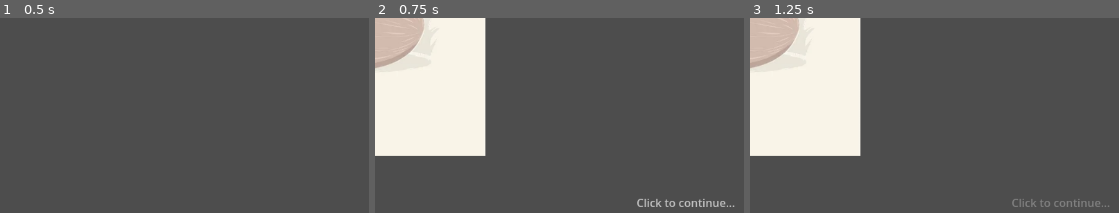
Above: before the commit, frames 1-3 (left to right).
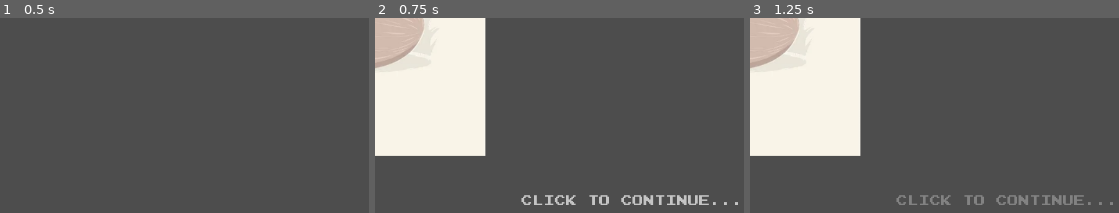
Above: after the commit, the same moments.

Repository: olferuk/gmtk-gamejam-2025
Game: Godot game, scene res://scenes/menus/main_menu.tscn
Two runs of this game, one before a commit and one after it. Both use one fixed random seed, a clock stepped at 60 frames per second and the inputs below. Before the commit the project starts from res://scenes/main_menu.tscn.
Inputs:
- Up to frame 1 (0.5 s): no input
- Up to frame 2 (0.75 s): click "New Game" at 0.5 s
- Up to frame 3 (1.25 s): no input
The pictures show only the part of the screen within x 50-100%, y 50-100%; the shares and areas given below are measured in that part.

Frame 1 is identical in both runs. In frame 2, 1.5% of the frame differs, in the area x 39-99%, y 90-97%; in frame 3, 1.3%.

Commit message:
Added font

Diff:
--- a/project.godot
+++ b/project.godot
@@ -11,7 +11,7 @@
 [application]
 
 config/name="AntMill"
-run/main_scene="res://scenes/main_menu.tscn"
+run/main_scene="res://scenes/menus/main_menu.tscn"
 config/features=PackedStringArray("4.2", "GL Compatibility")
 config/icon="res://icon.svg"
 
--- /dev/null
+++ b/scenes/game_objects/enemy.tscn
@@ -0,0 +1,3 @@
+[gd_scene format=3 uid="uid://dv5vu0jlxf873"]
+
+[node name="Enemy" type="Node2D"]
--- /dev/null
+++ b/scenes/game_objects/player.tscn
@@ -0,0 +1,3 @@
+[gd_scene format=3 uid="uid://choluaobbfxji"]
+
+[node name="Player" type="Node2D"]
--- a/scenes/intro_splash.tscn
+++ /dev/null
@@ -1,22 +0,0 @@
-[gd_scene load_steps=3 format=3 uid="uid://dibyeircv0k7q"]
-
-[ext_resource type="Script" path="res://src/intro_splash.gd" id="1_fqkg6"]
-[ext_resource type="Texture2D" uid="uid://c8a7qtax5p0vm" path="res://vfx/intro_splash.webp" id="2_anv5o"]
-
-[node name="IntroSplash" type="Node2D"]
-script = ExtResource("1_fqkg6")
-
-[node name="ComicSplash" type="TextureRect" parent="."]
-offset_left = 369.0
-offset_top = 67.0
-offset_right = 746.0
-offset_bottom = 538.0
-texture = ExtResource("2_anv5o")
-expand_mode = 1
-
-[node name="ClickToContinueLabel" type="Label" parent="."]
-offset_left = 964.0
-offset_top = 594.0
-offset_right = 1106.0
-offset_bottom = 617.0
-text = "Click to continue..."
--- /dev/null
+++ b/scenes/menus/intro_splash.tscn
@@ -0,0 +1,27 @@
+[gd_scene load_steps=5 format=3 uid="uid://dibyeircv0k7q"]
+
+[ext_resource type="Script" path="res://src/intro_splash.gd" id="1_lkruu"]
+[ext_resource type="Texture2D" uid="uid://c8a7qtax5p0vm" path="res://vfx/intro_splash.webp" id="2_35gkj"]
+[ext_resource type="FontFile" uid="uid://bfoead15dvol3" path="res://vfx/fonts/shovel-knight-extended.ttf" id="3_6ihks"]
+
+[sub_resource type="LabelSettings" id="LabelSettings_dauyx"]
+font = ExtResource("3_6ihks")
+
+[node name="IntroSplash" type="Node2D"]
+script = ExtResource("1_lkruu")
+
+[node name="ComicSplash" type="TextureRect" parent="."]
+offset_left = 369.0
+offset_top = 67.0
+offset_right = 746.0
+offset_bottom = 538.0
+texture = ExtResource("2_35gkj")
+expand_mode = 1
+
+[node name="ClickToContinueLabel" type="Label" parent="."]
+offset_left = 798.0
+offset_top = 595.0
+offset_right = 1118.0
+offset_bottom = 618.0
+text = "Click to continue..."
+label_settings = SubResource("LabelSettings_dauyx")
--- a/src/main_menu.gd
+++ b/src/main_menu.gd
@@ -1,7 +1,7 @@
 extends Control
 
 func _on_new_game_button_pressed():
-	get_tree().change_scene_to_file("res://scenes/intro_splash.tscn")
+	get_tree().change_scene_to_file("res://scenes/menus/intro_splash.tscn")
 
 func _on_exit_button_pressed():
 	get_tree().quit()
Not shown: 2 places in scenes/menus/main_menu.tscn that only renumber resources
Binary file added: vfx/fonts/shovel-knight-extended.ttf
Not shown, added: vfx/fonts/shovel-knight-extended.ttf.import
Not shown, changed: README.md
